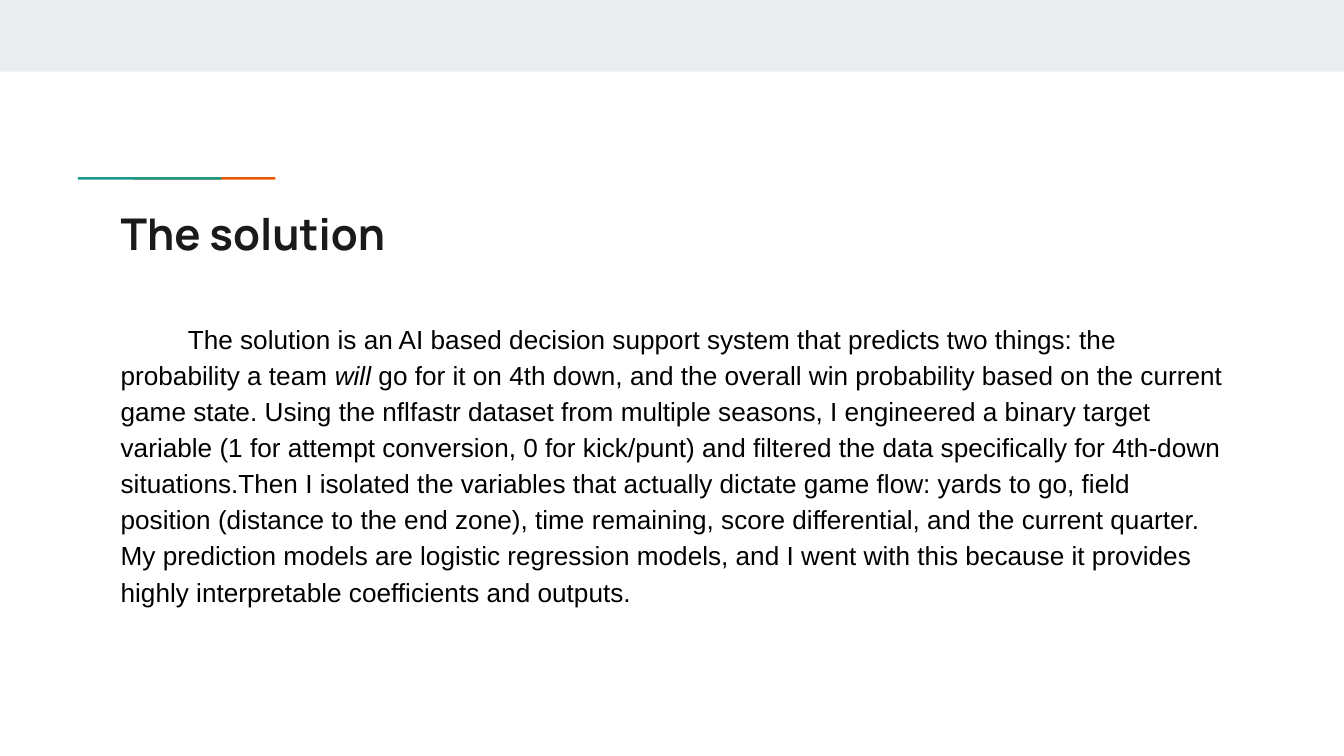
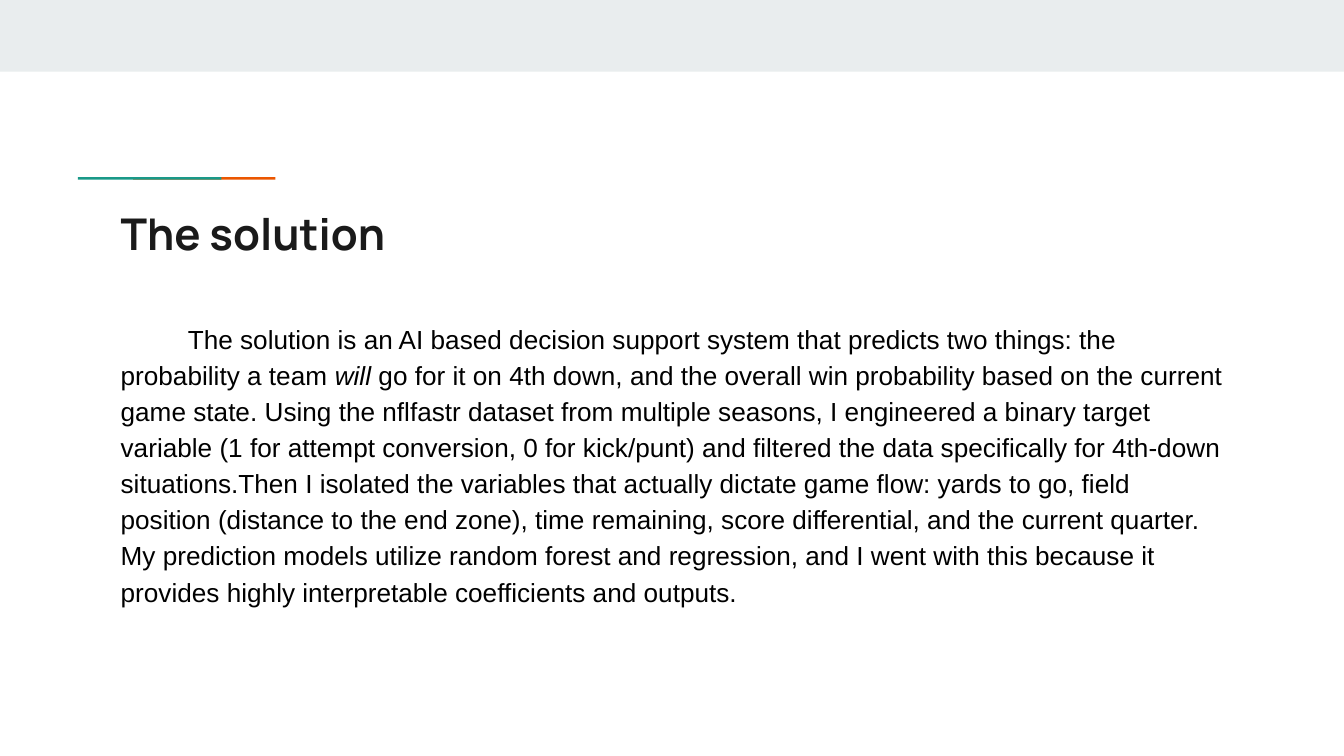
Before and after one commit to benpentecost2004/Football-Analysis, a slide deck: slide 3 of PresentationSlides.pptx. Drawn at 1344x756 pixels with LibreOffice and Linux fonts; fonts in the diff are those of the drawing. Boxes give left, top, right and bottom in pixels: in the first picture for what was removed or moved away, otherwise in the second. Text is boxed around its words. In the diff, an @@ line names an element or a change of style, - is before the commit and + after.

```diff
--- a/PresentationSlides.pptx
+++ b/PresentationSlides.pptx
@@ text at box(121, 330, 1221, 607): text changed @@
-The solution is an AI based decision support system that predicts two things: the probability a team will go for it on 4th down, and the overall win probability based on the current game state. Using the nflfastr dataset from multiple seasons, I engineered a binary target variable (1 for attempt conversion, 0 for kick/punt) and filtered the data specifically for 4th-down situations.Then I isolated the variables that actually dictate game flow: yards to go, field position (distance to the end zone), time remaining, score differential, and the current quarter. My prediction models are logistic regression models, and I went with this because it provides highly interpretable coefficients and outputs.
+The solution is an AI based decision support system that predicts two things: the probability a team will go for it on 4th down, and the overall win probability based on the current game state. Using the nflfastr dataset from multiple seasons, I engineered a binary target variable (1 for attempt conversion, 0 for kick/punt) and filtered the data specifically for 4th-down situations.Then I isolated the variables that actually dictate game flow: yards to go, field position (distance to the end zone), time remaining, score differential, and the current quarter. My prediction models utilize random forest and regression, and I went with this because it provides highly interpretable coefficients and outputs.
```
Also in this commit, not shown: 1 other slide changed, 3 other files.
